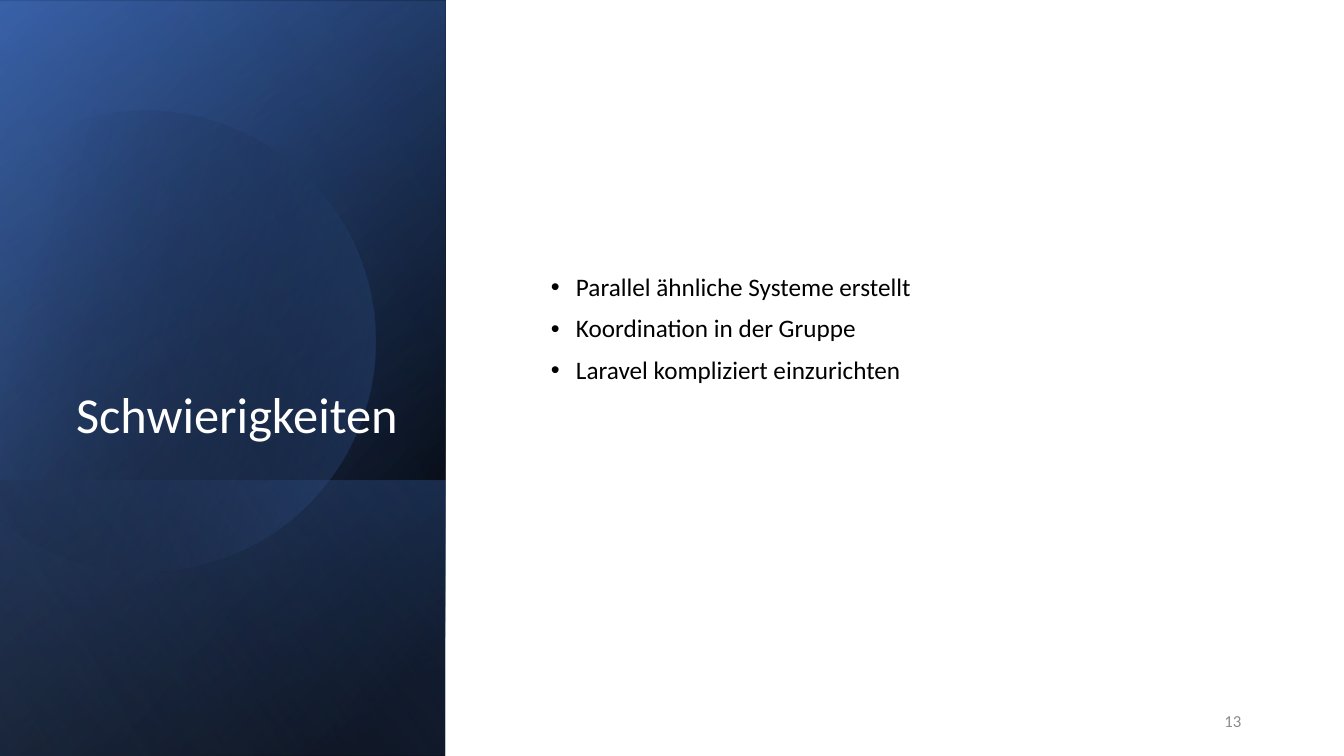
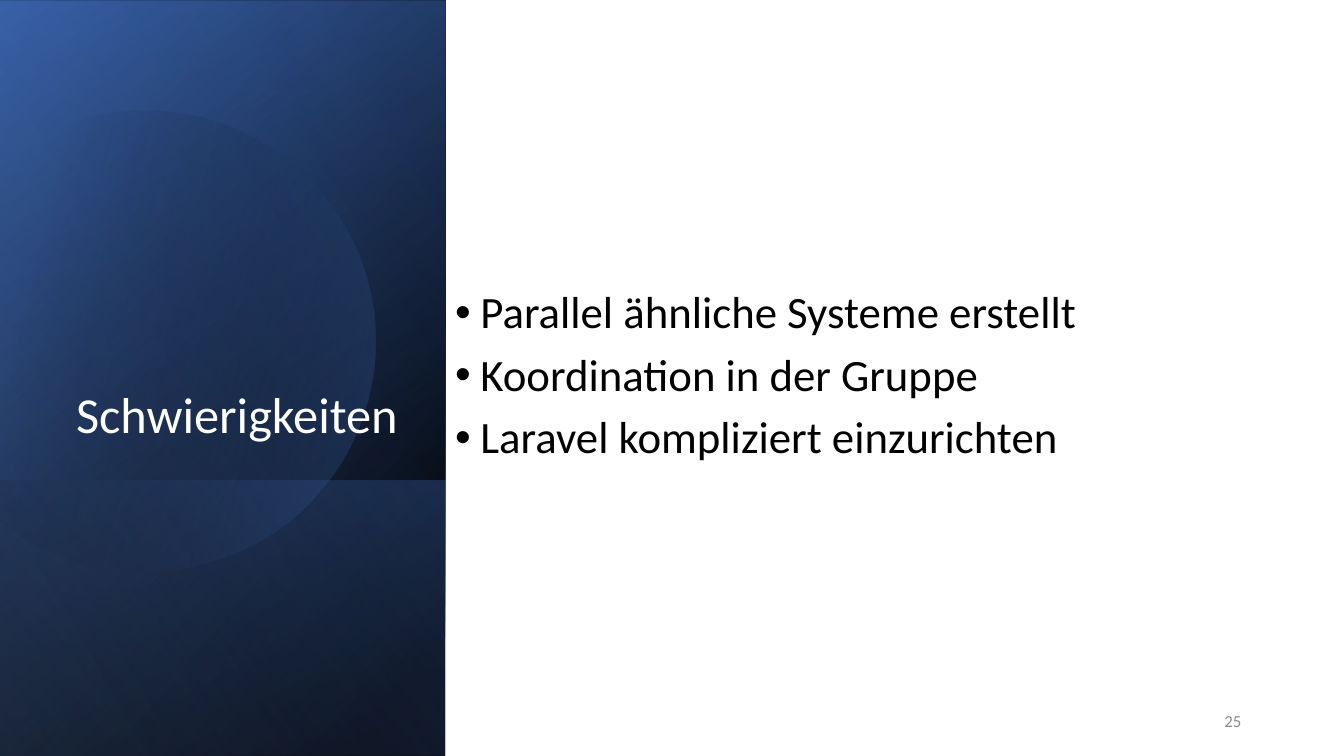
Before and after one commit to ConfusedMess/Schulprojekt, a slide deck: slide 25 of Schiffe versenken.pptx (slide 13 before the commit). Drawn at 1344x756 pixels with LibreOffice and Linux fonts; fonts in the diff are those of the drawing. Boxes give left, top, right and bottom in pixels: in the first picture for what was removed or moved away, otherwise in the second. Text is boxed around its words. In the diff, an @@ line names an element or a change of style, - is before the commit and + after.

```diff
--- a/Schiffe versenken.pptx
+++ b/Schiffe versenken.pptx
@@ text "Parallel ähnliche Systeme erstellt": place and size @@
-text "Parallel ähnliche Systeme erstellt" at [576,278,910,383]
+text "Parallel ähnliche Systeme erstellt" at [480,297,1076,461]
@@ text "Parallel ähnliche Systeme erstellt" at [480,297,1076,461]: size 18 to 32 pt; vertical alignment top to middle @@
@@ page number at [1224,716,1241,727]: text changed @@
-13
+25
```
Also in this commit, not shown: 12 other slides changed, 12 slides added.
